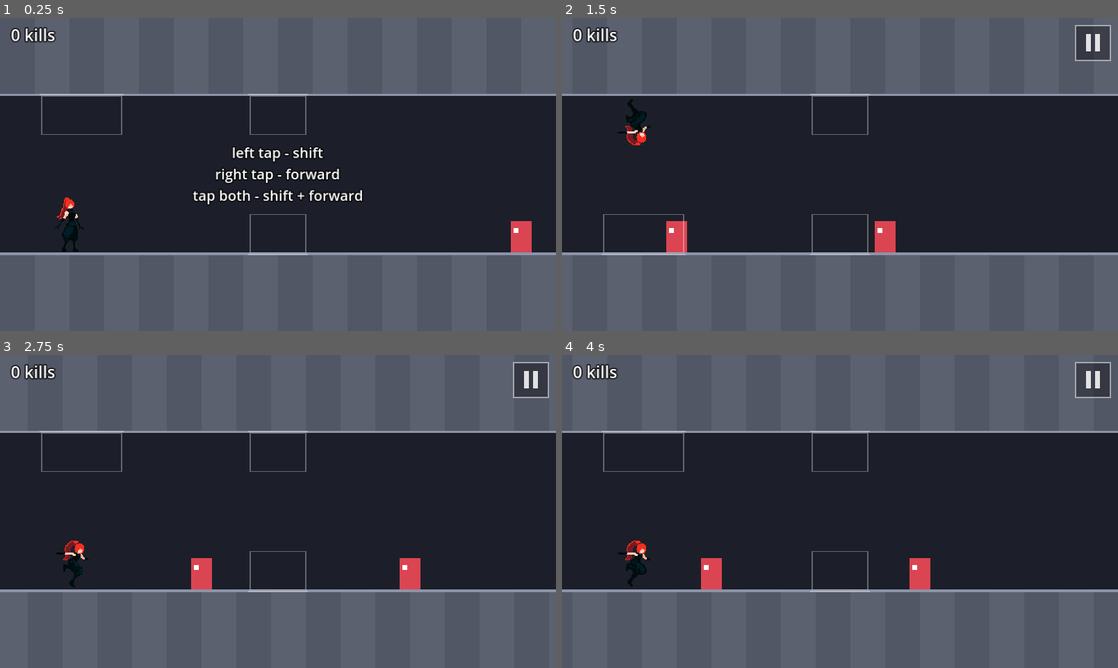
Above: before the commit, frames 1-4 (two rows, left to right).
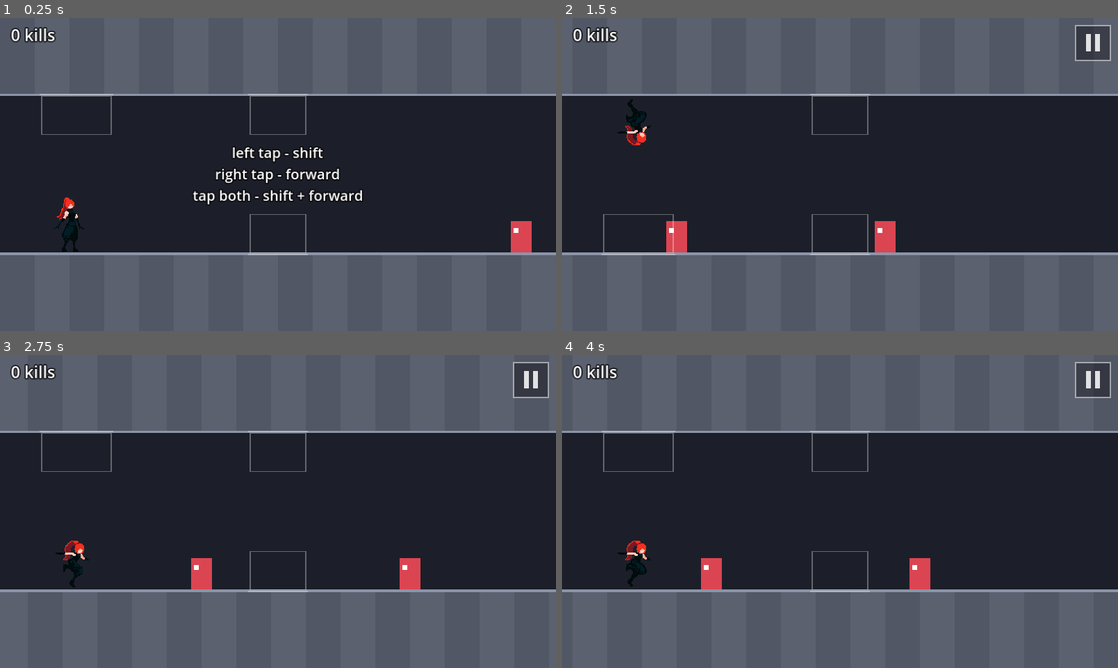
Above: after the commit, the same moments.

Repository: fredsbreads/game-off
Game: Godot game, scene res://scenes/main.tscn
Same seed, same stepped clock (60 frames per second), same inputs: the game is played once before the commit and once after it.
Inputs (mouse positions are in pixels of both pictures, inside the frame that each line leads up to):
- Up to frame 1 (0.25 s): no input
- Up to frame 2 (1.5 s): tap Enter at 0.5 s; move the mouse to (962, 158) at 0.52 s; hold K (tp_forward) 0.53-1.28 s; hold J (tp_vertical) 0.53-1.28 s; click (962, 158) at 0.67 s; move the mouse to (728, 190) at 1.27 s; tap Shift at 1.35 s
- Up to frame 3 (2.75 s): move the mouse to (333, 442) at 2.02 s; hold K (tp_forward) from 2.03 s (still down); hold J (tp_vertical) from 2.03 s (still down)
- Up to frame 4 (4 s): move the mouse to (812, 574) at 2.77 s; release J (tp_vertical) at 2.78 s; tap Shift at 2.85 s; click (812, 574) at 2.92 s; move the mouse to (1006, 558) at 3.52 s; release K (tp_forward) at 3.53 s; hold J (tp_vertical) from 3.53 s (still down)

The runs differ from the first frame. In frame 1, less than 0.1% of the frame differs, in the area x 19-23%, y 24-38%; in frame 2, less than 0.1%; in frame 3, less than 0.1%; in frame 4, less than 0.1%.

Commit message:
Vertical teleport reaches 1.2 tiles ahead

Diff:
--- a/scripts/rules.gd
+++ b/scripts/rules.gd
@@ -31,7 +31,7 @@
 # enemy across from you up to this many tiles ahead (aiming straight across
 # is a timing call, and a stacked pair otherwise leaves almost no window).
 # Behind you it uses the normal KILL_RADIUS.
-const VERTICAL_KILL_AHEAD := 1.5
+const VERTICAL_KILL_AHEAD := 1.2
 # Running within this many tiles of a live enemy's centre kills you.
 const HIT_RADIUS := 0.55
 
